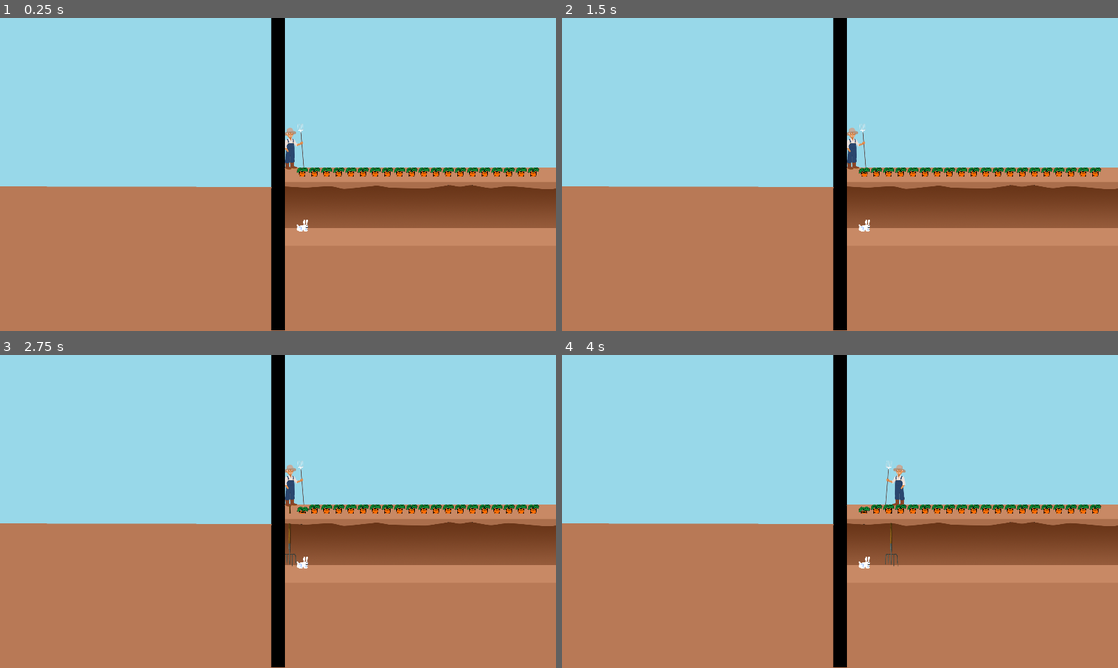
Above: before the commit, frames 1-4 (two rows, left to right).
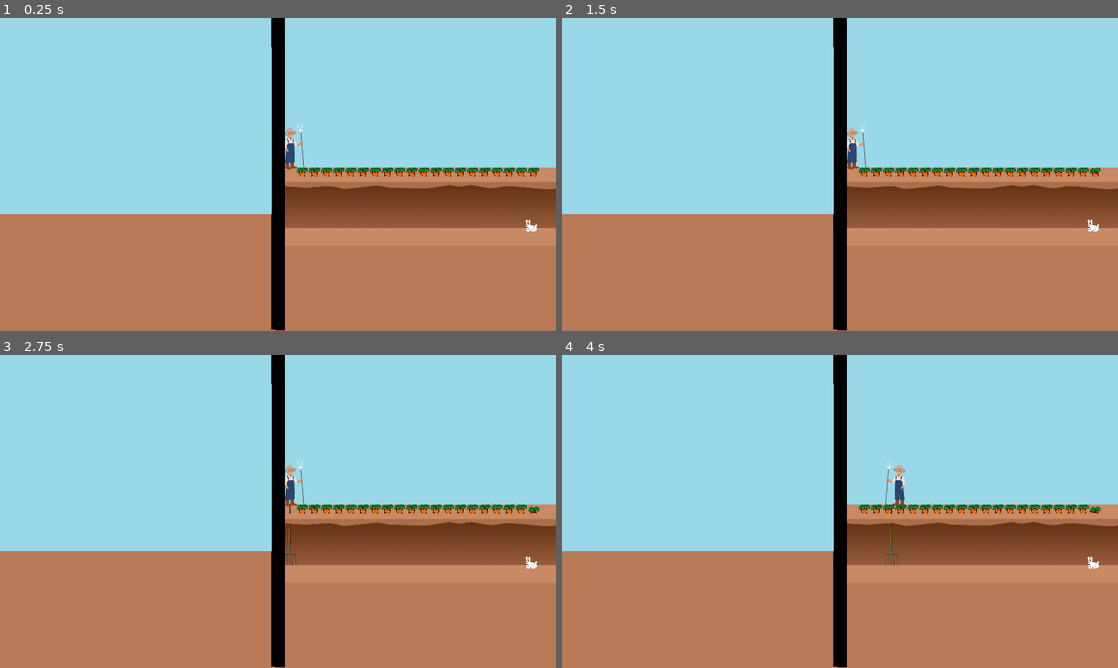
Above: after the commit, the same moments.

Repository: Brusi/ggj23
Game: Godot game, scene res://Game.tscn
Two runs of this game, one before a commit and one after it. Both use one fixed random seed, a clock stepped at 60 frames per second and the inputs below.
Inputs:
- Up to frame 1 (0.25 s): no input
- Up to frame 2 (1.5 s): tap Enter at 0.5 s; hold D (farmer_right) 0.53-1.28 s; hold S (farmer_pitchfork) 0.53-1.28 s; tap Space at 1.25 s; hold Down (rabbit_down) from 1.28 s (still down); tap S (farmer_pitchfork) at 1.35 s
- Up to frame 3 (2.75 s): tap Enter at 2 s; release Down (rabbit_down) at 2.03 s; hold D (farmer_right) from 2.03 s (still down); hold S (farmer_pitchfork) from 2.03 s (still down)
- Up to frame 4 (4 s): tap Space at 2.75 s; release S (farmer_pitchfork) at 2.78 s; tap S (farmer_pitchfork) at 2.85 s; release D (farmer_right) at 3.53 s; hold A (farmer_left) from 3.53 s (still down); hold S (farmer_pitchfork) from 3.53 s (still down)

The runs differ from the first frame. In frame 1, 4.5% of the frame differs, in the area x 0-97%, y 9-100%; in frame 2, 4.5%; in frame 3, 4.6%; in frame 4, 4.6%.

Commit message:
First attempt for the split screen

Diff:
--- a/project/Game.tscn
+++ b/project/Game.tscn
@@ -7,6 +7,9 @@
 [ext_resource path="res://Carrot.tscn" type="PackedScene" id=5]
 [ext_resource path="res://Game.gd" type="Script" id=6]
 [ext_resource path="res://CarrotContainer.gd" type="Script" id=7]
+[ext_resource path="res://SplittedScreen.gd" type="Script" id=8]
+
+[sub_resource type="ViewportTexture" id=1]
 
 [node name="Game" type="Node2D"]
 script = ExtResource( 6 )
@@ -26,7 +29,7 @@
 rect_clip_content = true
 
 [node name="Rabbit" parent="RightMask" instance=ExtResource( 2 )]
-position = Vector2( 59, 714 )
+position = Vector2( 850, 714 )
 
 [node name="Farmer" parent="RightMask" instance=ExtResource( 3 )]
 position = Vector2( 17, 442 )
@@ -99,3 +102,22 @@
 position = Vector2( 1451, 569 )
 z_index = 3
 texture = ExtResource( 4 )
+
+[node name="ScreenDup" type="Sprite" parent="."]
+physics_interpolation_mode = 1
+process_priority = 10
+position = Vector2( 0, 100 )
+z_index = 1
+texture = SubResource( 1 )
+centered = false
+flip_v = true
+region_enabled = true
+region_rect = Rect2( 950, 0, 938, 1080 )
+script = ExtResource( 8 )
+
+[node name="HoldHide" type="Sprite" parent="."]
+position = Vector2( 475, 877 )
+z_index = 2
+texture = ExtResource( 1 )
+region_enabled = true
+region_rect = Rect2( 0, 680, 950, 400 )
--- a/project/Rabbit.tscn
+++ b/project/Rabbit.tscn
@@ -13,10 +13,12 @@
 [node name="Sprite" type="Sprite" parent="."]
 z_index = 3
 texture = ExtResource( 2 )
+flip_h = true
 
 [node name="Clone" type="Sprite" parent="Sprite"]
 position = Vector2( 940, 0 )
 texture = ExtResource( 2 )
+flip_h = true
 
 [node name="Area2D" type="Area2D" parent="."]
 
--- /dev/null
+++ b/project/ScreenSplitter.gd
@@ -0,0 +1,31 @@
+extends Control
+
+export (Array, NodePath) var parent_elements_to_clone
+export (NodePath) var other_mask
+
+# Declare member variables here. Examples:
+# var a = 2
+# var b = "text"
+
+
+# Called when the node enters the scene tree for the first time.
+func _ready():
+	pass # Replace with function body.
+
+
+# Called every frame. 'delta' is the elapsed time since the previous frame.
+func _physics_process(_delta):
+	for child in get_children():
+		child.queue_free()
+
+	var original_position = Vector2(rect_position.x, rect_position.y)
+
+	rect_position = get_node(other_mask).rect_position
+
+	for element in parent_elements_to_clone:
+		for obj in get_node(element).get_children():
+			var new_obj = obj.duplicate()
+			new_obj.script = null
+			add_child(new_obj)
+
+	rect_position = original_position
--- /dev/null
+++ b/project/SplittedScreen.gd
@@ -0,0 +1,16 @@
+extends Sprite
+
+
+# Declare member variables here. Examples:
+# var a = 2
+# var b = "text"
+
+
+# Called when the node enters the scene tree for the first time.
+func _ready():
+	texture.viewport_path = get_parent().get_parent().get_path()
+
+
+# Called every frame. 'delta' is the elapsed time since the previous frame.
+#func _process(delta):
+#	pass
Not shown: 1 places in project/Game.tscn that only renumber resources
